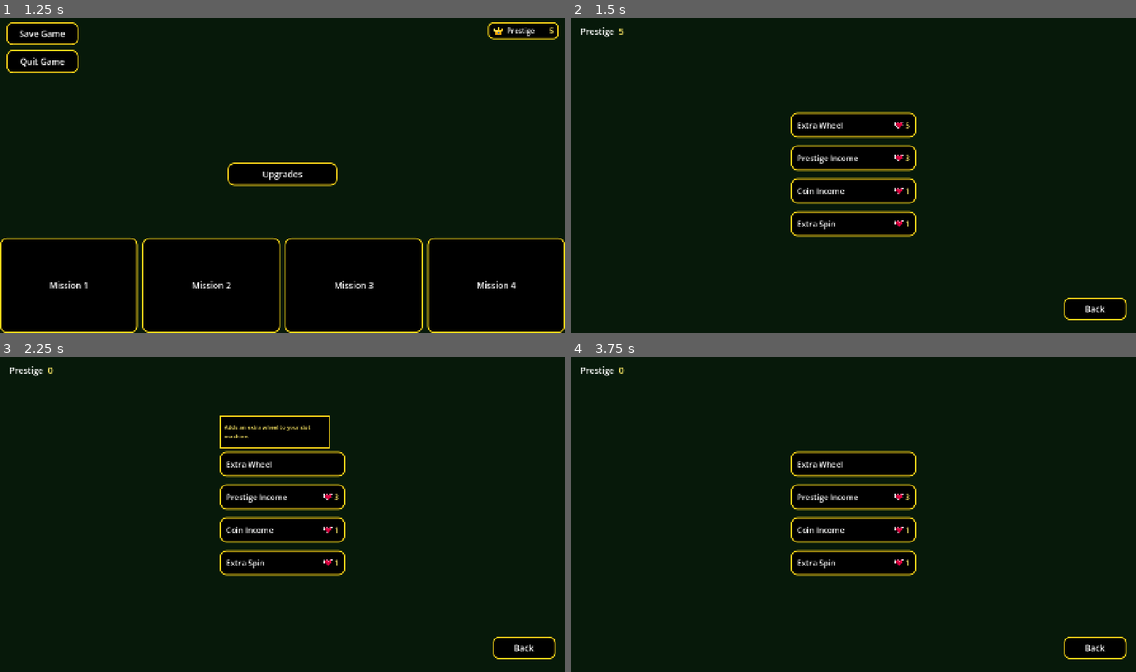
Above: before the commit, frames 1-4 (two rows, left to right).
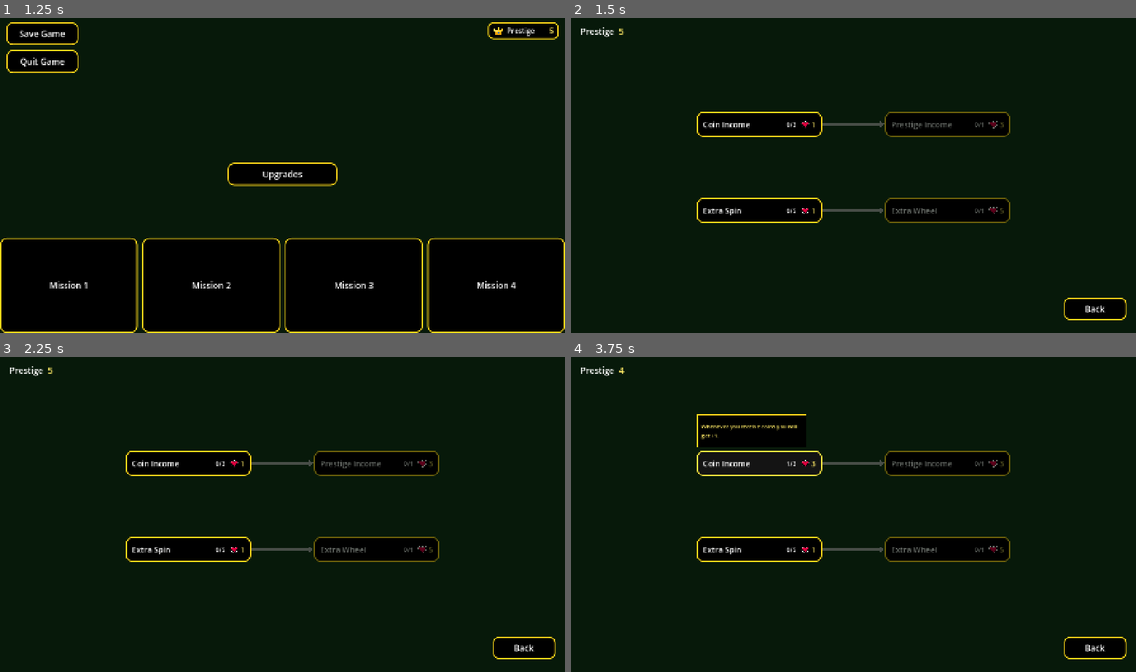
Above: after the commit, the same moments.

Repository: SorenKronborg/CasinoSlots
Game: Godot game, scene res://features/menu/main_menu.tscn
The game is run twice, just before and just after one commit, with the same random seed, the same clock (stepped at 60 frames per second) and the same inputs.
Inputs (mouse positions are in pixels of both pictures, inside the frame that each line leads up to):
- Up to frame 1 (1.25 s): click "New Game" at 0.5 s
- Up to frame 2 (1.5 s): click "Upgrades" at 1.25 s
- Up to frame 3 (2.25 s): click (282, 464) at 2.02 s
- Up to frame 4 (3.75 s): click (853, 495) at 2.77 s; click (757, 464) at 3.52 s

Frame 1 is identical in both runs. In frame 2, 12% of the frame differs, in the area x 22-78%, y 29-70%; in frame 3, 14%, in the area x 8-78%, y 3-70%; in frame 4, 13%.

Commit message:
more features to the upgrade structure

Diff:
--- a/features/save/game_state.gd
+++ b/features/save/game_state.gd
@@ -47,9 +47,18 @@
 	return rank_of(UpgradeCatalog.EXTRA_WHEEL) > 0
 
 
+func is_upgrade_unlocked(upgrade_id: StringName) -> bool:
+	var upgrade := UpgradeCatalog.by_id(upgrade_id)
+	if upgrade == null:
+		return false
+	if not upgrade.has_prerequisite():
+		return true
+	return upgrade.prerequisite_met(rank_of(upgrade.prerequisite_id))
+
+
 func try_purchase(upgrade_id: StringName) -> bool:
 	var upgrade := UpgradeCatalog.by_id(upgrade_id)
-	if upgrade == null:
+	if upgrade == null or not is_upgrade_unlocked(upgrade_id):
 		return false
 	var current_rank := rank_of(upgrade_id)
 	if upgrade.is_maxed(current_rank):
--- a/features/upgrades/upgrade_card.gd
+++ b/features/upgrades/upgrade_card.gd
@@ -6,10 +6,15 @@
 var upgrade: UpgradeDefinition
 
 @onready var _title: Label = %Title
+@onready var _rank: Label = %Rank
 @onready var _price_row: HBoxContainer = %PriceRow
 @onready var _price: Label = %Price
 @onready var _tooltip: PanelContainer = %Tooltip
 @onready var _tooltip_text: Label = %TooltipText
+
+const AVAILABLE_COLOR := Color.WHITE
+const UNAVAILABLE_COLOR := Color(0.42, 0.44, 0.42, 1)
+const COMPLETED_COLOR := Color(0.45, 0.9, 0.55, 1)
 
 
 func setup(definition: UpgradeDefinition) -> void:
@@ -27,14 +32,19 @@
 	_title.text = tr(upgrade.title)
 	_tooltip_text.text = upgrade.description
 	var rank := GameState.rank_of(upgrade.id)
+	_rank.text = "%d/%d" % [rank, upgrade.max_rank()]
 	if upgrade.is_maxed(rank):
 		_price_row.visible = false
 		disabled = true
+		modulate = COMPLETED_COLOR
 		return
 	var cost := upgrade.next_cost(rank)
 	_price.text = str(cost)
 	_price_row.visible = true
-	disabled = false
+	var available := GameState.is_upgrade_unlocked(upgrade.id)
+	var affordable := GameState.prestige() >= cost
+	disabled = not available or not affordable
+	modulate = AVAILABLE_COLOR if not disabled else UNAVAILABLE_COLOR
 
 
 func _on_pressed() -> void:
--- a/features/upgrades/upgrade_card.tscn
+++ b/features/upgrades/upgrade_card.tscn
@@ -40,6 +40,15 @@
 theme_override_colors/font_color = Color(1, 1, 1, 1)
 theme_override_font_sizes/font_size = 20
 text = "Upgrade"
+vertical_alignment = 1
+
+[node name="Rank" type="Label" parent="Contents"]
+unique_name_in_owner = true
+layout_mode = 2
+mouse_filter = 2
+theme_override_colors/font_color = Color(1, 1, 1, 1)
+theme_override_font_sizes/font_size = 16
+text = "0/1"
 vertical_alignment = 1
 
 [node name="PriceRow" type="HBoxContainer" parent="Contents"]
--- a/features/upgrades/upgrade_catalog.gd
+++ b/features/upgrades/upgrade_catalog.gd
@@ -29,6 +29,9 @@
 	upgrade.title = "Extra Wheel"
 	upgrade.description = "Adds an extra wheel to your slot machine."
 	upgrade.costs = [5]
+	upgrade.prerequisite_id = EXTRA_SPIN
+	upgrade.prerequisite_rank = 5
+	upgrade.graph_position = Vector2(560, 310)
 	return upgrade
 
 
@@ -38,6 +41,9 @@
 	upgrade.title = "Prestige Income"
 	upgrade.description = "Whenever you receive prestige you will receive +1."
 	upgrade.costs = [3]
+	upgrade.prerequisite_id = COIN_INCOME
+	upgrade.prerequisite_rank = 3
+	upgrade.graph_position = Vector2(560, 90)
 	return upgrade
 
 
@@ -47,6 +53,7 @@
 	upgrade.title = "Coin Income"
 	upgrade.description = "Whenever you receive coins you will get +1."
 	upgrade.costs = [1, 3, 5]
+	upgrade.graph_position = Vector2(80, 90)
 	return upgrade
 
 
@@ -56,4 +63,5 @@
 	upgrade.title = "Extra Spin"
 	upgrade.description = "Adds 1 more spin each time you enter a level."
 	upgrade.costs = [1, 3, 5, 7, 10]
+	upgrade.graph_position = Vector2(80, 310)
 	return upgrade
--- a/features/upgrades/upgrade_definition.gd
+++ b/features/upgrades/upgrade_definition.gd
@@ -5,6 +5,9 @@
 var title: String = ""
 var description: String = ""
 var costs: Array[int] = []
+var prerequisite_id: StringName = &""
+var prerequisite_rank := 0
+var graph_position := Vector2.ZERO
 
 
 func max_rank() -> int:
@@ -22,3 +25,11 @@
 
 func is_maxed(purchased_rank: int) -> bool:
 	return purchased_rank >= max_rank()
+
+
+func has_prerequisite() -> bool:
+	return prerequisite_id != &"" and prerequisite_rank > 0
+
+
+func prerequisite_met(purchased_rank: int) -> bool:
+	return not has_prerequisite() or purchased_rank >= prerequisite_rank
--- a/features/upgrades/upgrades.gd
+++ b/features/upgrades/upgrades.gd
@@ -1,13 +1,22 @@
 extends Control
 
 @export_file("*.tscn") var idle_game_scene_path: String
+@export var card_scene: PackedScene
 
-const CARD_SCENE := preload("res://features/upgrades/upgrade_card.tscn")
+const CARD_SIZE := Vector2(320, 64)
+const CONNECTION_WIDTH := 5.0
+const ARROW_LENGTH := 14.0
+const ARROW_HALF_HEIGHT := 9.0
+const LOCKED_COLOR := Color(0.28, 0.3, 0.28, 1)
+const UNLOCKED_COLOR := Color(1, 0.85, 0.1, 1)
 
+var _connection_lines: Dictionary = {}
+var _connection_arrows: Dictionary = {}
 
 func _ready() -> void:
 	%Back.text = tr("Back")
 	_build_cards()
+	_build_connections()
 	refresh()
 
 
@@ -19,15 +28,57 @@
 		if card == null:
 			continue
 		card.refresh()
+	_refresh_connections()
 
 
 func _build_cards() -> void:
 	for upgrade in UpgradeCatalog.all_upgrades():
-		var card := CARD_SCENE.instantiate() as UpgradeCard
+		var card := card_scene.instantiate() as UpgradeCard
 		%Cards.add_child(card)
+		card.position = upgrade.graph_position
+		card.size = CARD_SIZE
 		card.setup(upgrade)
 		card.purchased.connect(refresh)
 
 
+func _build_connections() -> void:
+	for upgrade in UpgradeCatalog.all_upgrades():
+		if not upgrade.has_prerequisite():
+			continue
+		var prerequisite := UpgradeCatalog.by_id(upgrade.prerequisite_id)
+		if prerequisite == null:
+			continue
+		var from_point := prerequisite.graph_position + Vector2(CARD_SIZE.x, CARD_SIZE.y * 0.5)
+		var to_point := upgrade.graph_position + Vector2(0, CARD_SIZE.y * 0.5)
+		var line := Line2D.new()
+		line.width = CONNECTION_WIDTH
+		line.antialiased = true
+		line.points = PackedVector2Array([from_point, to_point - Vector2(ARROW_LENGTH, 0)])
+		%Connections.add_child(line)
+		var arrow := Polygon2D.new()
+		arrow.polygon = PackedVector2Array([
+			to_point,
+			to_point - Vector2(ARROW_LENGTH, ARROW_HALF_HEIGHT),
+			to_point - Vector2(ARROW_LENGTH, -ARROW_HALF_HEIGHT),
+		])
+		%Connections.add_child(arrow)
+		_connection_lines[upgrade.id] = line
+		_connection_arrows[upgrade.id] = arrow
+
+
+func _refresh_connections() -> void:
+	for upgrade in UpgradeCatalog.all_upgrades():
+		if not upgrade.has_prerequisite():
+			continue
+		var unlocked := GameState.is_upgrade_unlocked(upgrade.id)
+		var color := UNLOCKED_COLOR if unlocked else LOCKED_COLOR
+		var line := _connection_lines.get(upgrade.id) as Line2D
+		var arrow := _connection_arrows.get(upgrade.id) as Polygon2D
+		if line != null:
+			line.default_color = color
+		if arrow != null:
+			arrow.color = color
+
+
 func _on_back_pressed() -> void:
 	get_tree().change_scene_to_file(idle_game_scene_path)
--- a/features/upgrades/upgrades.tscn
+++ b/features/upgrades/upgrades.tscn
@@ -1,6 +1,7 @@
-[gd_scene load_steps=6 format=3]
+[gd_scene load_steps=7 format=3]
 
 [ext_resource type="Script" path="res://features/upgrades/upgrades.gd" id="1_upgrades"]
+[ext_resource type="PackedScene" path="res://features/upgrades/upgrade_card.tscn" id="2_card"]
 
 [sub_resource type="StyleBoxFlat" id="StyleBoxFlat_normal"]
 bg_color = Color(0, 0, 0, 1)
@@ -71,6 +72,7 @@
 grow_horizontal = 2
 grow_vertical = 2
 script = ExtResource("1_upgrades")
+card_scene = ExtResource("2_card")
 idle_game_scene_path = "res://features/game_idle/idle_game_scene.tscn"
 
 [node name="Background" type="ColorRect" parent="."]
@@ -105,7 +107,27 @@
 theme_override_font_sizes/font_size = 22
 text = "0"
 
-[node name="Center" type="CenterContainer" parent="."]
+[node name="GraphArea" type="Control" parent="."]
+unique_name_in_owner = true
+layout_mode = 1
+anchors_preset = 8
+anchor_left = 0.5
+anchor_top = 0.5
+anchor_right = 0.5
+anchor_bottom = 0.5
+offset_left = -480.0
+offset_top = -250.0
+offset_right = 480.0
+offset_bottom = 250.0
+grow_horizontal = 2
+grow_vertical = 2
+mouse_filter = 2
+
+[node name="Connections" type="Node2D" parent="GraphArea"]
+unique_name_in_owner = true
+
+[node name="Cards" type="Control" parent="GraphArea"]
+unique_name_in_owner = true
 layout_mode = 1
 anchors_preset = 15
 anchor_right = 1.0
@@ -113,13 +135,7 @@
 grow_horizontal = 2
 grow_vertical = 2
 mouse_filter = 2
-
-[node name="Cards" type="VBoxContainer" parent="Center"]
-unique_name_in_owner = true
-layout_mode = 2
 theme = SubResource("Theme_buttons")
-theme_override_constants/separation = 20
-alignment = 1
 
 [node name="Back" type="Button" parent="."]
 unique_name_in_owner = true
